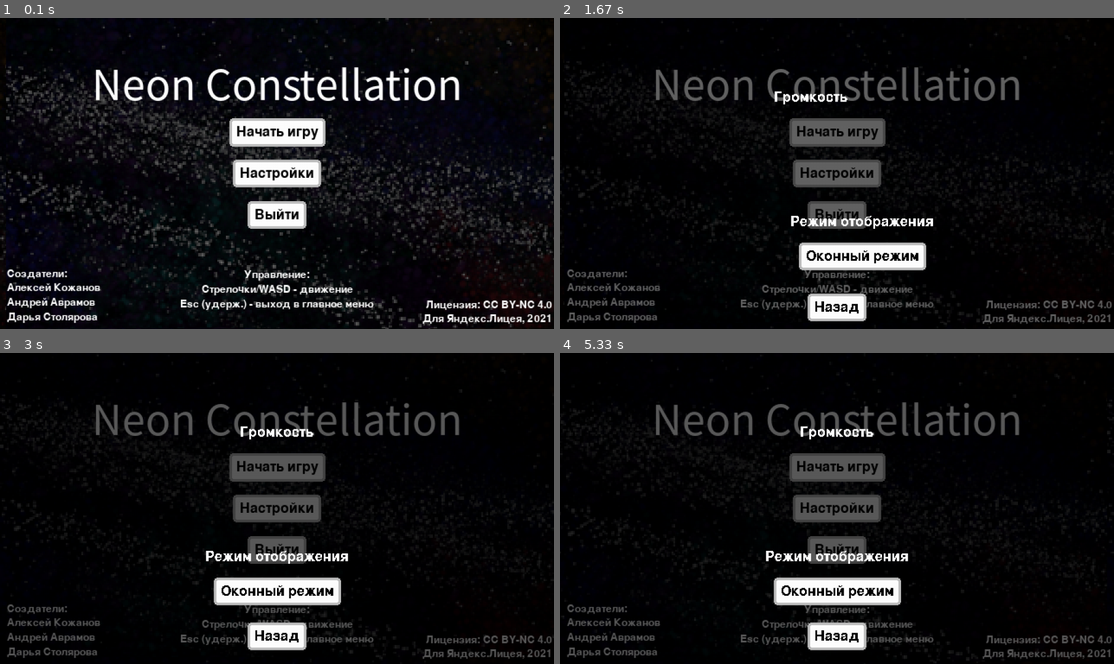
Above: before the commit, frames 1-4 (two rows, left to right).
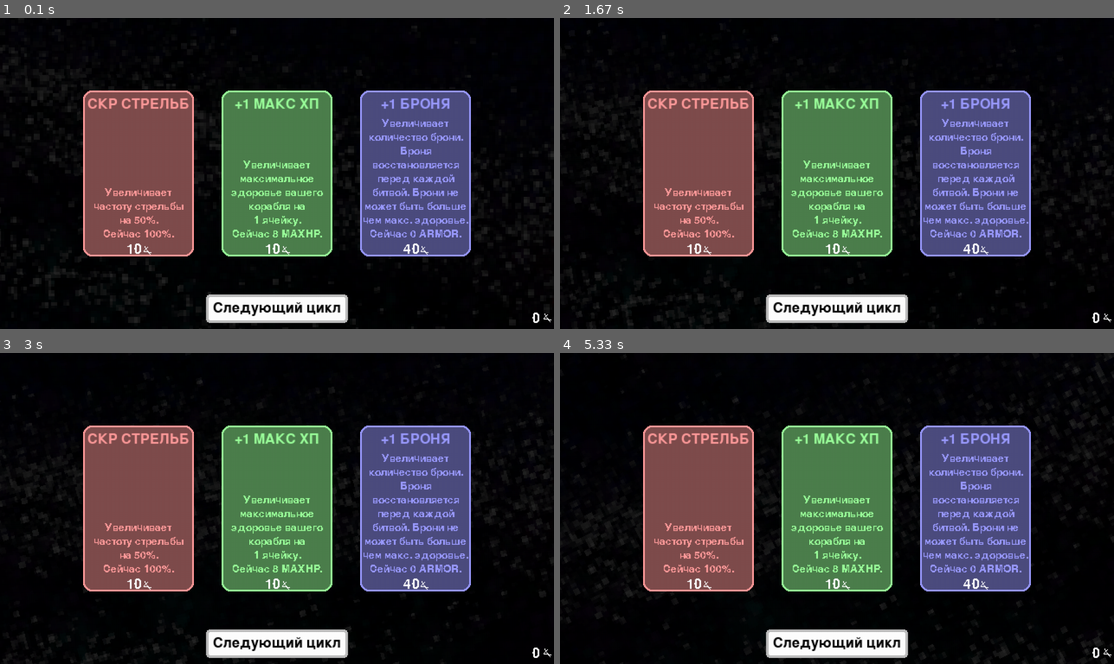
Above: after the commit, the same moments.

Repository: avramovam/PYGAME_PROJECT
Game: pygame game, started from NEON_CONSTELLATION.py
Two runs of this game, one before a commit and one after it. Both use one fixed random seed, a clock stepped at 60 frames per second and the inputs below.
Inputs (mouse positions are in pixels of both pictures, inside the frame that each line leads up to):
- Up to frame 1 (0.1 s): no input
- Up to frame 2 (1.67 s): hold Right 0.33-0.8 s; click (837, 173) at 0.88 s
- Up to frame 3 (3 s): no input
- Up to frame 4 (5.33 s): no input

The runs differ from the first frame. In frame 1, 43% of the frame differs, in the area x 0-100%, y 0-100%; in frame 2, 39%; in frame 3, 39%; in frame 4, 39%.

Commit message:
DVLP BUILD #14 1) Смерть возможна (только нет способов) 2) SFX урона, смерти 3) Магазин 4) Проход на следующий цикл

Diff:
--- a/NEON_CONSTELLATION.py
+++ b/NEON_CONSTELLATION.py
@@ -15,12 +15,12 @@
                                             (Neon Constellation)
 by:                                                                                      version:
     Alexey Kozhanov                                                                               DVLP BUILD
-    Andrey Avramov                                                                                       #13
-    Daria Stolyarova                                                                              22.01.2022
+    Andrey Avramov                                                                                       #14
+    Daria Stolyarova                                                                              23.01.2022
 ''')
 
 pygame.init()
-USER_SCREENSIZE = engine.get_screensize(engine.pygame_videoinfo()) # размер монитора пользователя
+engine.SCREENSIZE = engine.get_screensize(engine.pygame_videoinfo()) # размер монитора пользователя
 scale = 40
 pixelscale = 2
 screen = engine.Screen((16*scale, 9*scale), (16*scale*pixelscale, 9*scale*pixelscale), 0, 1)
@@ -45,6 +45,14 @@
 
 sfx_detected = pygame.mixer.Sound('data/sfx_detected.wav')
 sfx_detected.set_volume(0.5)
+sfx_buy = pygame.mixer.Sound('data/sfx_purchase.wav')
+sfx_buy.set_volume(0.5)
+sfx_nobuy = pygame.mixer.Sound('data/sfx_failed_purchase.wav')
+sfx_nobuy.set_volume(0.5)
+sfx_hurt = pygame.mixer.Sound('data/sfx_hurt.wav')
+sfx_hurt.set_volume(0.25)
+sfx_death = pygame.mixer.Sound('data/sfx_death.wav')
+sfx_death.set_volume(0.5)
 
 def UPF(units_per_second):
     '''Сокращение функции engine.speed_upf, которая возвращает скорость "еденицы в кадр",
@@ -87,7 +95,7 @@
                   centered=False)
 
 def GlobalCheats_kb_pressed(target, buttonid):
-    global cheats_nodetect, cheats_enabled
+    global cheats_nodetect, cheats_enabled, money
     target.keys[buttonid] = True
     if target.keys[pygame.K_LALT] or target.keys[pygame.K_RALT]:
         if buttonid == pygame.K_RETURN: # вкл/выкл читы
@@ -95,6 +103,11 @@
         if cheats_enabled: # остальное пока читы включены
             if buttonid == pygame.K_n: # незаметность
                 cheats_nodetect = not cheats_nodetect
+            if buttonid == pygame.K_m: # деньгииииии
+                money += 100
+                sfx_buy.play()
+            if buttonid == pygame.K_d: # урон
+                BattlePlayer_got_hurt(bplayer)
 
 def GlobalCheats_kb_released(target, buttonid):
     target.keys[buttonid] = False
@@ -366,19 +379,28 @@
     if xrange2 and yrange2:
         target.show = 0
 
+def MainMenuInstr_room_start(target):
+    pygame.mixer.music.load('data/mainmenu.mp3')
+    pygame.mixer.music.play(-1)
+    target.show = 0
+    target.show_step = 0
+    target.gotofield = 0
+    target.gotofield_step = 0
+
 EntMainMenuInstr = engine.Entity(event_create=MainMenuInstr_create, event_step=MainMenuInstr_step,
                                  event_draw_after=MainMenuInstr_draw_after,
-                                 event_mouse_pressed=MainMenuInstr_mouse_pressed)
+                                 event_mouse_pressed=MainMenuInstr_mouse_pressed,
+                                 event_room_start=MainMenuInstr_room_start)
 #endregion
 #region [MAINMENU SETTINGS]
 def MainMenuSettings_create(target):
     target.show = 0
     target.show_step = 0
 
-    target.text1 = font_default.render('Громкость', 0, 'white')
-    target.text2 = font_default.render('Режим отображения', 0, 'white')
-    target.text3 = font_default.render('Оконный режим', 0, 'black')
-    target.text4 = font_default.render('Назад', 0, 'black')
+    target.text1 = font_default.render('Громкость', False, 'white')
+    target.text2 = font_default.render('Режим отображения', False, 'white')
+    target.text3 = font_default.render('Оконный режим', False, 'black')
+    target.text4 = font_default.render('Назад', False, 'black')
 
 def MainMenuSettings_step(target):
     if target.show:
@@ -424,6 +446,7 @@
     surface.blit(target.text4, text_coords)
 
 def MainMenuSettings_mouse_pressed(target, mousepos, buttonid):
+    global show_mode
     showphase = sin(radians(target.show_step * 90))
 
     fs = 16
@@ -443,7 +466,31 @@
     yrange2 = button2_y - yd <= mousepos[1] <= button2_y + yd
 
     if (xrange1 and yrange1):
-        print('A')
+        if show_mode == 0: # оконный -> полный экран
+            target.text3 = font_default.render('На весь экран', False, 'black')
+            show_mode = 1
+            screen.update_screen(engine.SCREENSIZE, fullscreen_mode=1, resizable_mode=False)
+
+        elif show_mode == 1:  # полный экран -> оконный
+            target.text3 = font_default.render('Оконный режим', False, 'black')
+            show_mode = 0
+            screen.update_screen((16 * scale * pixelscale, 9 * scale * pixelscale), fullscreen_mode=0,
+                                 resizable_mode=True)
+
+        # if show_mode == 0: # оконный -> оконный на весь экран
+        #     target.text3 = font_default.render('Оконный на весь экран', False, 'black')
+        #     show_mode = 1
+        #     screen.update_screen(fullscreen_mode=2, resizable_mode=False)
+        #
+        # elif show_mode == 1: # оконный на весь экран -> полный экран
+        #     target.text3 = font_default.render('На весь экран', False, 'black')
+        #     show_mode = 2
+        #     screen.update_screen(fullscreen_mode=1, resizable_mode=False)
+        #
+        # elif show_mode == 2: # полный экран -> оконный
+        #     target.text3 = font_default.render('Оконный режим', False, 'black')
+        #     show_mode = 0
+        #     screen.update_screen((16*scale*pixelscale, 9*scale*pixelscale), fullscreen_mode=0, resizable_mode=True)
 
     if (xrange2 and yrange2):
         target.show = 0
@@ -495,6 +542,7 @@
     target.start_y = surface_center_y - (target.height//2)
 
 def FieldBoard_init_level(target): # расположение штук на поле
+    global hp, maxhp
     ucfe = [] # unused_coords_for_enemies - координаты всем и всям уникальные
     for x in range(0, target.cellcount_x):
         for y in range(4, target.cellcount_y-3):
@@ -514,13 +562,15 @@
     i.pl_ins = fplayer
     i.myboard = target
     # создать портал
-    i = EntFieldPortal.instance()
-    i.cellx, i.celly = randint(0, target.cellcount_x-1), randint(target.cellcount_y-1-2, target.cellcount_y-1)
-    i.myboard = target
-    i.pl_ins = fplayer
-    # переместить игрока
+    fportal.cellx, fportal.celly = randint(0, target.cellcount_x-1), randint(target.cellcount_y-1-2, target.cellcount_y-1)
+    fportal.gotoshop_step = 0
+    fportal.gotoshop = False
+    # переместить игрока, исцелить
     fplayer.cellx = randint(0, target.cellcount_x-1)
     fplayer.celly = randint(target.cellcount_y-1-2, target.cellcount_y-1)
+    hp = maxhp
+    # надпись цикла
+    target.cycle = font_default.render(f'Цикл {cycle}', False, 'white')
 
 def FieldBoard_create(target):
     target.cellsize = 20
@@ -584,6 +634,7 @@
     phase = sin(radians(min(90, 180 * target.moving_to_battle)))
     draw_text('!', surface, [surface.get_width() // 2, surface.get_height() // 2], round(128 * phase), 'red',
               'yugothic', True)
+    surface.blit(target.cycle, (surface.get_width() - target.cycle.get_width() - 4, 4))
 
 def FieldBoard_room_start(target):
     target.detected = False
@@ -844,6 +895,21 @@
                                event_draw_after=FieldPortal_draw_after)
 #endregion
 #region [BATTLE PLAYER]
+def BattlePlayer_got_hurt(target): # попала пуля(
+    global hp
+    if target.invulner_time <= 0:
+        target.invulner_time = 1
+        if target.armor > 0:
+            target.armor -= 1
+        else:
+            hp -= 1
+        if hp > 0: # осталось >0 хп
+            sfx_hurt.play()
+        else:
+            sfx_death.play()
+            engine.rooms.change_current_room(room_mainmenu)
+    return target.invulner_time <= 0
+
 def BattlePlayer_create(target):
     target.x = 0 # где он щас
     target.y = 0 # где он щас
@@ -898,17 +964,26 @@
     target.image_angle //= 2
 
     if target.shooting_delay <= 0:
+        # BattlePlayer_got_hurt(target) # тест
         bullet = EntBattlePlBullet.instance()
         bullet.x = target.x
         bullet.y = target.y - 10
         target.shooting_delay = 1
     else:
-        target.shooting_delay -= UPF(5*shootspeed)
+        target.shooting_delay -= UPF(shootspeed)
+
+    if target.invulner_time > 0:
+        target.invulner_time -= UPF(1)
 
 def BattlePlayer_draw(target, surface: pygame.Surface):
     # print(target.x, target.y, target.x + target.image.get_width()//2, target.y + target.image.get_height()//2)
     myimage = pygame.transform.rotate(target.image, target.image_angle)
-    paint_surface(myimage, (255, 255, 255, 255 - 100*target.invulner_time), pygame.BLEND_RGBA_MULT) # прозрачность!
+    transparency = pygame.Surface(myimage.get_size(), pygame.SRCALPHA)
+    transparency.fill((255, 255, 255, 255 - 150*ceil(target.invulner_time)))
+    myimage.blit(transparency, (0, 0), special_flags=pygame.BLEND_RGBA_MULT)
+    circle = pygame.Surface((myimage.get_width()*4, myimage.get_height()*4), pygame.SRCALPHA)
+    pygame.draw.circle(circle, 'red', (circle.get_width()//2, circle.get_height()//2), 32*target.invulner_time)
+    surface.blit(circle, (target.x - circle.get_width()//2, target.y - circle.get_height()//2))
     surface.blit(myimage, (target.x - target.image.get_width()//2, target.y - target.image.get_height()//2))
 
     mysurface = pygame.Surface(surface.get_size(), pygame.SRCALPHA)
@@ -918,9 +993,13 @@
     recty = surface.get_height() - recth - 8
     pygame.draw.rect(mysurface, (55, 155, 55), (rectx, recty, rectw, recth)) # макс хп
     pygame.draw.rect(mysurface, (55, 255, 55), (rectx, recty, rectw * (hp / maxhp), recth)) # сколько хп
-    for i in range(1, maxhp):
-        ox = rectw*i/maxhp
-        pygame.draw.line(mysurface, (35, 55, 35), (rectx+ox, recty), (rectx+ox, recty+recth-1)) # делящие палочки
+    if target.armor > 0:
+        pygame.draw.rect(mysurface, (55, 155, 255),
+                         (rectx, recty, rectw * (target.armor / maxhp), recth)) # сколько брони
+    if maxhp < 50:
+        for i in range(1, maxhp):
+            ox = rectw*i/maxhp
+            pygame.draw.line(mysurface, (35, 55, 35), (rectx+ox, recty), (rectx+ox, recty+recth-1)) # делящие палочки
     pygame.draw.rect(mysurface, 'black', (rectx, recty, rectw, recth), 1) # обводка
     mysurface.blit(target.text[0], (surface.get_width() // 2 - target.text[0].get_width() // 2,
                                     recty - target.text[0].get_height() - 4))
@@ -948,6 +1027,7 @@
     pygame.mixer.music.play(-1)
     target.x, target.y = mylastpos_onfield
     target.image_angle = mylastrot_onfield
+    target.armor = maxarmor
 
 def BattlePlayer_room_end(target):
     global mylastpos_inbattle, mylastrot_inbattle
@@ -965,7 +1045,7 @@
     target.x = 0
     target.y = 0
     target.direction = 90
-    target.speed = UPF(100*bulletspeed)
+    target.speed = UPF(150*bulletspeed)
     target.image = img_bullet_test
     target.mask = mask_bullet
 
@@ -1117,6 +1197,64 @@
                           event_draw_before=ShopBG_draw_before)
 #endregion
 #region [SHOP BUTTON]
+def ShopButton_text0():
+    return ['Увеличивает',
+            'максимальное',
+            'здоровье вашего',
+            'корабля на',
+            '1 ячейку.',
+            f'Сейчас {maxhp} MAXHP.']
+
+def ShopButton_text1():
+    return ['Увеличивает',
+            'частоту стрельбы',
+            'на 50%.',
+            f'Сейчас {int(20*shootspeed)}%.']
+
+def ShopButton_text2():
+    return ['Увеличивает',
+            'количество брони.',
+            'Броня',
+            'восстановляется',
+            'перед каждой',
+            'битвой. Брони не',
+            'может быть больше',
+            'чем макс. здоровье.',
+            f'Сейчас {maxarmor} ARMOR.']
+
+def ShopButton_user0(target): # hp
+    global money, maxhp, hp
+    if money >= target.cost:
+        sfx_buy.play()
+        money -= target.cost
+        maxhp += 1
+        hp += 1
+        target.cost += 15
+    else:
+        sfx_nobuy.play()
+
+
+def ShopButton_user1(target): # shooting speed
+    global money, shootspeed, bulletspeed
+    if money >= target.cost:
+        sfx_buy.play()
+        money -= target.cost
+        shootspeed += 2.5
+        target.cost += 15
+    else:
+        sfx_nobuy.play()
+
+
+def ShopButton_user2(target): # armor
+    global money, maxarmor, maxhp
+    if money >= target.cost and maxarmor < maxhp:
+        sfx_buy.play()
+        money -= target.cost
+        maxarmor += 1
+        target.cost += 15
+    else:
+        sfx_nobuy.play()
+
 def ShopButton_create(target):
     target.x = 0
     target.y = 0
@@ -1124,25 +1262,113 @@
     target.string = "Кнопочка"
     target.font = font_default
     target.text_color = target.color
+    target.press_link = None
+    target.text_link = None
+    target.cost = 0
+
+    target.width = 2 * 64
+    target.height = 3 * 64
 
     instance_render_text(target)
 
 def ShopButton_draw(target, surface: pygame.Surface):
-    width = 2*64
-    height = 3*64
-
     bgcolor = (target.color[0]//2, target.color[1]//2, target.color[2]//2)
 
-    frame_x = target.x - width//2
-    frame_y = target.y - height//2
-
-    pygame.draw.rect(surface, bgcolor, (frame_x, frame_y, width, height), 0, 10)
-    pygame.draw.rect(surface, target.color, (frame_x, frame_y, width, height), 2, 10)
+    frame_x = target.x - target.width//2
+    frame_y = target.y - target.height//2
+
+    pygame.draw.rect(surface, bgcolor, (frame_x, frame_y, target.width, target.height), 0, 10)
+    pygame.draw.rect(surface, target.color, (frame_x, frame_y, target.width, target.height), 2, 10)
 
     surface.blit(target.text[0], (target.x-target.text[0].get_width()//2, frame_y+8))
 
+    cost = font_default.render(str(target.cost), False, 'white')
+
+    surface.blit(cost, (target.x - cost.get_width()//2 - 1 - img_credit.get_width()//2, frame_y + target.height - 16))
+    surface.blit(img_credit, (target.x + cost.get_width()//2 + 1 - img_credit.get_width()//2, frame_y + target.height - 16 + 4))
+
+    if target.text_link is not None:
+        lh = 16 # line height
+        text = target.text_link()
+        oy = frame_y + target.height - (lh*len(text)) - 32
+        for line in text:
+            oy += lh
+            linerender = font_small.render(line, False, target.color)
+            surface.blit(linerender, (target.x - linerender.get_width()//2, oy))
+
+
+def ShopButton_mouse_pressed(target, mousepos, buttonid):
+    xrange = target.x - target.width//2 <= mousepos[0] <= target.x + target.width//2
+    yrange = target.y - target.height//2 <= mousepos[1] <= target.y + target.height//2
+
+    if (xrange and yrange) and (target.press_link is not None):
+        target.press_link(target)
+
 EntShopButton = engine.Entity(event_create=ShopButton_create,
-                              event_draw=ShopButton_draw)
+                              event_draw=ShopButton_draw,
+                              event_mouse_pressed=ShopButton_mouse_pressed)
+#endregion
+#region [SHOP CONTINUE]
+def ShopContinue_create(target):
+    target.x, target.y = 0, 0
+    target.font = font_default
+    target.string = 'Следующий цикл'
+    target.text_color = 'black'
+    instance_render_text(target)
+
+    target.gotofield = 0
+    target.gotofield_step = 0
+
+def ShopContinue_step(target):
+    if target.gotofield:
+        if target.gotofield_step < 1:
+            target.gotofield_step += UPF(1/2)
+        else:
+            FieldBoard_init_level(fboard)
+            engine.rooms.change_current_room(room_field)
+
+def ShopContinue_draw(target, surface: pygame.Surface):
+    tw = target.text[0].get_width()
+    th = target.text[0].get_height()
+    fs = 16  # размер поля между прямоугольником и текстом
+    rect_coords = (target.x - ((tw + fs) // 2), target.y - ((th + fs) // 2), tw + fs, th + fs)
+    text_coords = (target.x - (tw // 2), target.y - (th // 2))
+    rounding = 4  # величина скругления задника
+    pygame.draw.rect(surface, 'white', rect_coords, 0, rounding)  # задник
+    pygame.draw.rect(surface, 'gray', rect_coords, 3, rounding)  # обводка задника
+    surface.blit(target.text[0], text_coords)
+
+def ShopContinue_draw_after(target, surface: pygame.Surface):
+    width, height = surface.get_size()
+
+    half_diagonal = (((width ** 2) + (height ** 2)) ** 0.5) / 2
+    circle_surface = pygame.Surface(surface.get_size(), pygame.SRCALPHA)
+    circle_surface2 = pygame.Surface(surface.get_size(), pygame.SRCALPHA)
+    circle_surface.fill('black')
+    pygame.draw.circle(circle_surface2, 'black', (width / 2, height / 2),
+                       half_diagonal * (max(0, 1.4 * (1 - target.gotofield_step) - 0.4)), 0)
+    circle_surface.blit(circle_surface2, (0, 0), None, pygame.BLEND_RGBA_SUB)
+    surface.blit(circle_surface, (0, 0), None)
+
+def ShopContinue_mouse_pressed(target, mousepos, buttonid):
+    tw = target.text[0].get_width()
+    th = target.text[0].get_height()
+    fs = 16  # размер поля между прямоугольником и текстом
+    xrange = target.x - ((tw + fs) // 2) <= mousepos[0] <= target.x + ((tw + fs) // 2)
+    yrange = target.y - ((th + fs) // 2) <= mousepos[1] <= target.y + ((th + fs) // 2)
+    if xrange and yrange and not target.gotofield: target.gotofield = 1
+
+def ShopContinue_room_start(target):
+    target.gotofield = 0
+    target.gotofield_step = 0
+
+
+EntShopContinue = engine.Entity(event_create=ShopContinue_create,
+                                event_step=ShopContinue_step,
+                                event_draw=ShopContinue_draw,
+                                event_draw_after=ShopContinue_draw_after,
+                                event_mouse_pressed=ShopContinue_mouse_pressed,
+                                event_room_start=ShopContinue_room_start)
 #endregion
 #endregion
 
@@ -1158,10 +1384,10 @@
 room_battle = engine.Room([EntGlobalCredits, EntGlobalCheats, EntFieldBG, EntBattlePlayer, EntBattlePlBullet,
                            EntBattleEnemy, EntBattleEnBullet])
 
-room_shop = engine.Room([EntGlobalCredits, EntGlobalCheats, EntShopBG, EntShopButton])
-
-engine.rooms.change_current_room(room_mainmenu)
-#engine.rooms.change_current_room(room_shop)
+room_shop = engine.Room([EntGlobalCredits, EntGlobalCheats, EntShopBG, EntShopButton, EntShopContinue])
+
+#engine.rooms.change_current_room(room_mainmenu)
+engine.rooms.change_current_room(room_shop)
 #endregion
 
 #region [СОЗДАНИЕ INSTANCE]
@@ -1238,6 +1464,10 @@
 fplayer = EntFieldPlayer.instance()
 fplayer.myboard = fboard
 
+fportal = EntFieldPortal.instance()
+fportal.pl_ins = fplayer
+fportal.myboard = fboard
+
 # fenemytest = EntFieldEnemy.instance()
 # fenemytest.myboard = fboard
 # fenemytest.pl_ins = fplayer
@@ -1260,6 +1490,9 @@
 shopbutton1.text_color = shopbutton1.color
 shopbutton1.x = screen.get_canvas_halfwidth()
 shopbutton1.y = screen.get_canvas_halfheight()
+shopbutton1.cost = 10
+shopbutton1.press_link = ShopButton_user0
+shopbutton1.text_link = ShopButton_text0
 instance_render_text(shopbutton1)
 
 shopbutton2 = EntShopButton.instance()
@@ -1268,6 +1501,9 @@
 shopbutton2.text_color = shopbutton2.color
 shopbutton2.x = screen.get_canvas_halfwidth() - 160
 shopbutton2.y = screen.get_canvas_halfheight()
+shopbutton2.cost = 10
+shopbutton2.press_link = ShopButton_user1
+shopbutton2.text_link = ShopButton_text1
 instance_render_text(shopbutton2)
 
 shopbutton3 = EntShopButton.instance()
@@ -1276,7 +1512,14 @@
 shopbutton3.text_color = shopbutton3.color
 shopbutton3.x = screen.get_canvas_halfwidth() + 160
 shopbutton3.y = screen.get_canvas_halfheight()
+shopbutton3.cost = 40
+shopbutton3.press_link = ShopButton_user2
+shopbutton3.text_link = ShopButton_text2
 instance_render_text(shopbutton3)
+
+shopcontinue = EntShopContinue.instance()
+shopcontinue.x = screen.get_canvas_halfwidth()
+shopcontinue.y = screen.get_canvas_height() - 24
 #endregion
 
 #region [КОНСТАНТЫ, ПЕРЕМЕННЫЕ И Т.Д.]
@@ -1293,15 +1536,18 @@
 maxarmor = 0
 abilityid = 0
 bulletdamage = 1
-shootspeed = 1
+shootspeed = 5
 bulletspeed = 2
 
 enemyid = 0
 enemyname = ['MIM Lighter 5', 'KLICH-Sh Shadow', 'ULTIMATA VII', 'Mnvr K5', 'VSTK SiegeEye \'88', 'BFG-ZBS M33 "Небесный"']
 killedboss = False
+cycle = 1
 
 cheats_enabled = False # читы для разработчика
 cheats_nodetect = False # никто не замечает игрока
+
+show_mode = 0 # режим отображения окна
 #endregion
 
 #region [ГЛАВНЫЙ ЦИКЛ]
Not shown, added: data/sfx_death.wav
Not shown, added: data/sfx_failed_purchase.wav
Not shown, added: data/sfx_hurt.wav
Not shown, added: data/sfx_purchase.wav
